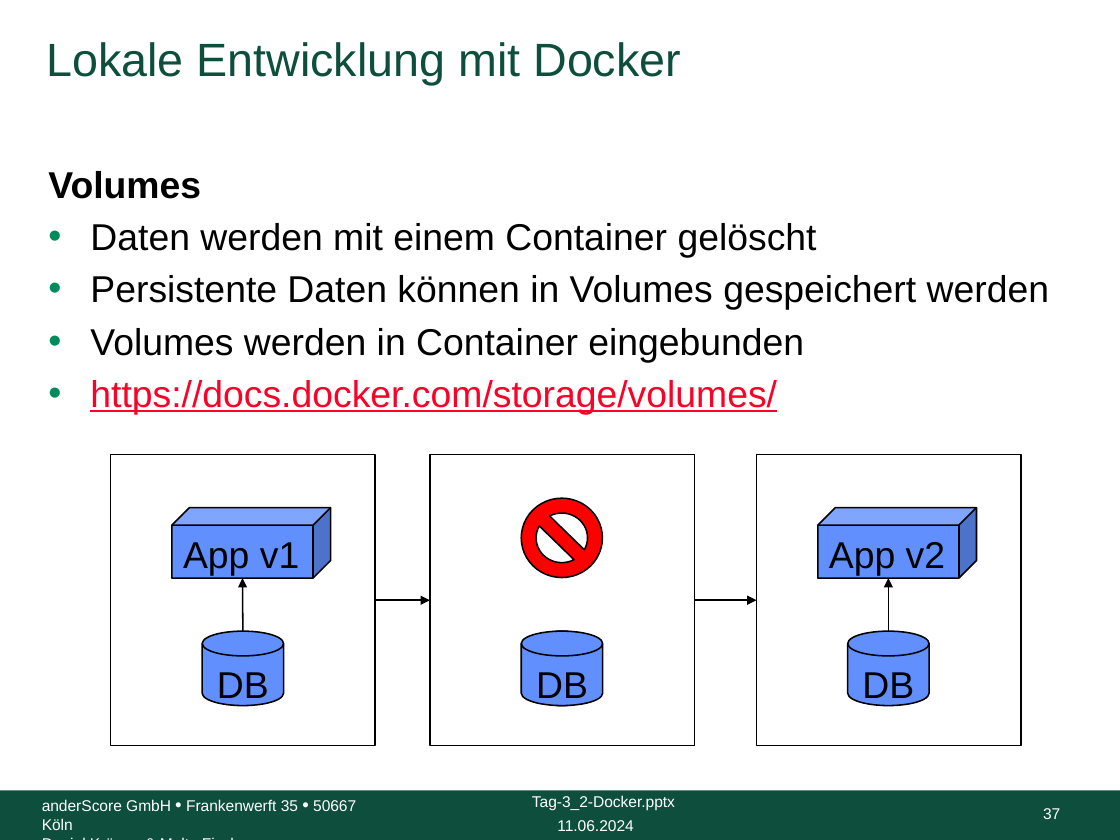
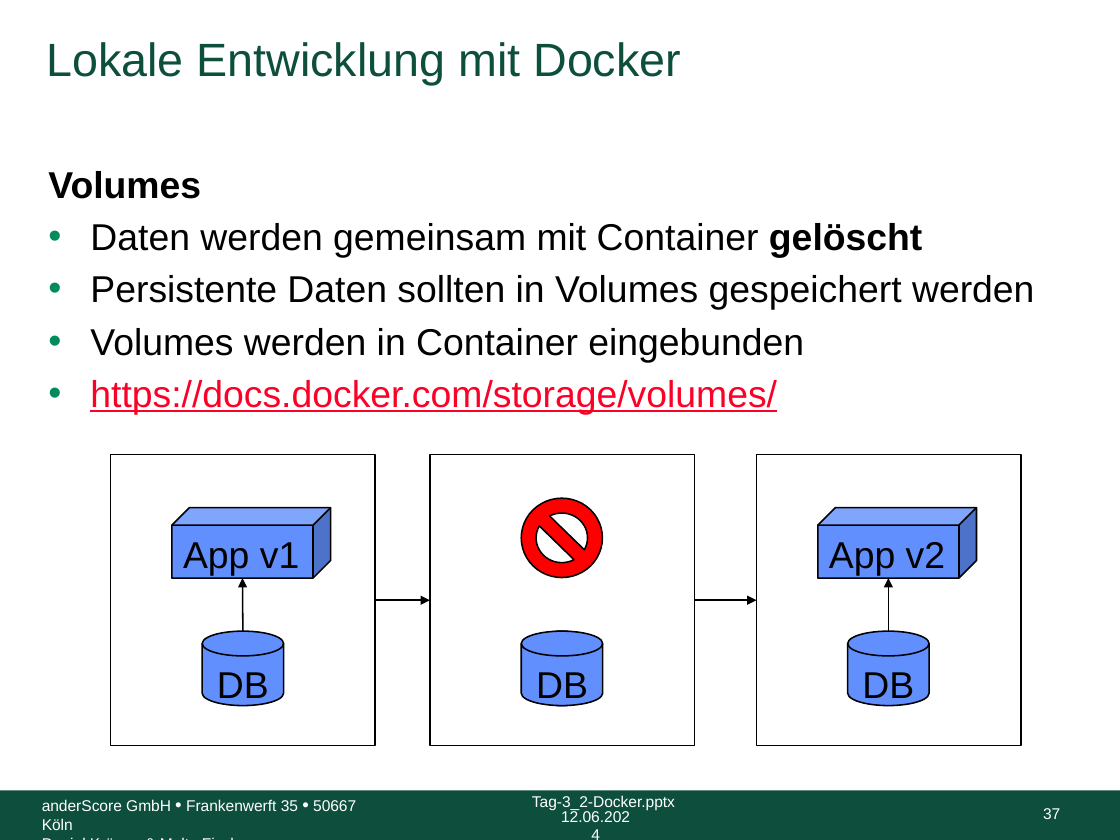
Before and after one commit to anderscore-gmbh/gitlab, a slide deck: slide 37 of slides/Tag-3_2-Docker.pptx. Drawn at 1120x840 pixels with LibreOffice and Linux fonts; fonts in the diff are those of the drawing; background and template pictures are left out. Boxes give left, top, right and bottom in pixels: in the first picture for what was removed or moved away, otherwise in the second. Text is boxed around its words. In the diff, an @@ line names an element or a change of style, - is before the commit and + after.

```diff
--- a/slides/Tag-3_2-Docker.pptx
+++ b/slides/Tag-3_2-Docker.pptx
@@ text at (90, 223, 1034, 310): text changed @@
-• Daten werden mit einem Container gelöscht
-• Persistente Daten können in Volumes gespeichert werden
+• Daten werden gemeinsam mit Container gelöscht
+• Persistente Daten sollten in Volumes gespeichert werden
@@ text at (561, 809, 630, 822): text changed @@
-11.06.2024
+12.06.2024
```
Also in this commit, not shown: 38 other slides changed, 1 other file.
